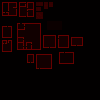
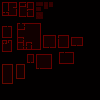
Layered file, before and after one edit (100px x 100px). Changes by layer:
removed layer "Calque 6" over (47, 21, 62, 30)
added layer "Layer 2" above "Layer 1" over (16, 64, 25, 79)
added layer "Layer 1" above "Calque 7" over (2, 64, 13, 84)
